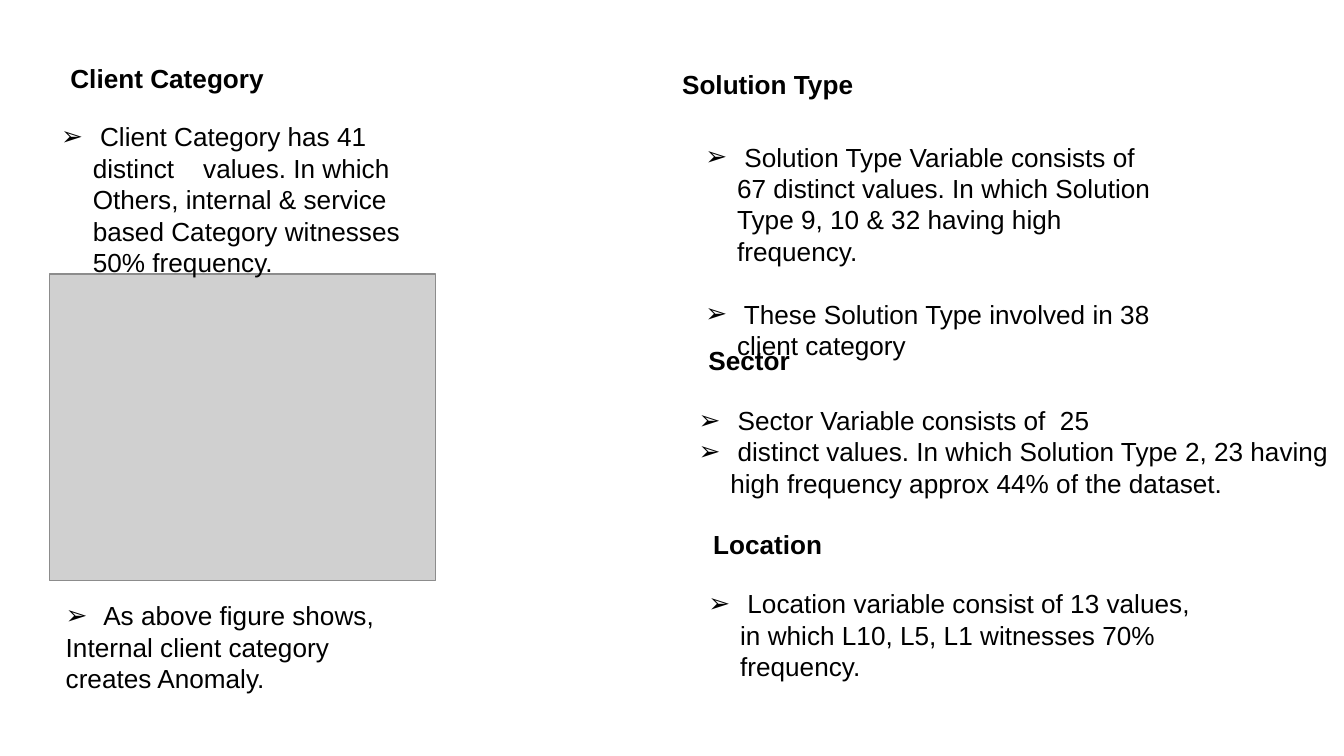
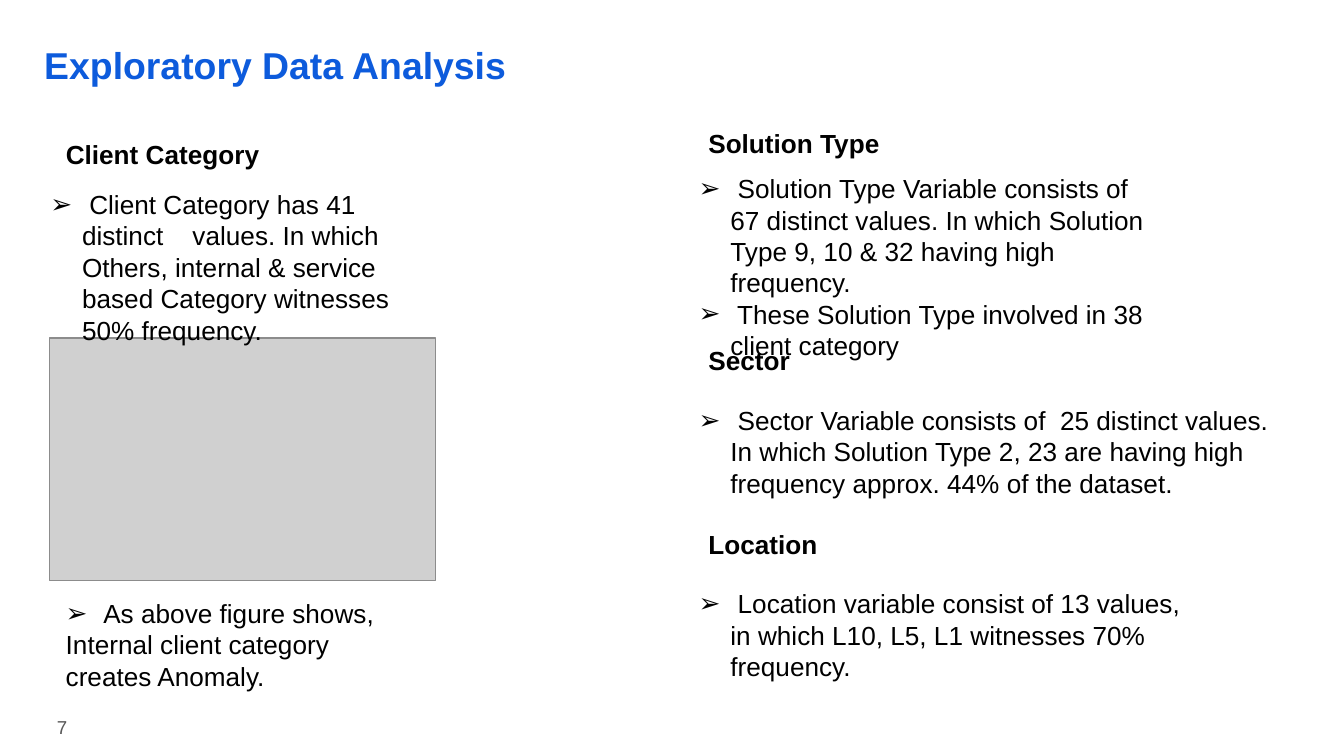
Before and after one commit to imkushwaha/Win_Prediction_Analytics, a slide deck: slide 7 of Presentation_Report.pptx. Drawn at 1344x756 pixels with LibreOffice and Linux fonts; fonts in the diff are those of the drawing; grey boxes stand for pictures; background and template pictures are left out. Boxes give left, top, right and bottom in pixels: in the first picture for what was removed or moved away, otherwise in the second. Text is boxed around its words. In the diff, an @@ line names an element or a change of style, - is before the commit and + after.

```diff
--- a/Presentation_Report.pptx
+++ b/Presentation_Report.pptx
@@ text added at box(44, 52, 506, 87), 20 pt, text #0D5BDC, bold @@
+Exploratory Data Analysis
@@ text "Client Category": place and size @@
-text "Client Category" at box(70, 69, 263, 94)
+text "Client Category" at box(66, 145, 259, 170)
@@ text "Solution Type": place and size @@
-text "Solution Type" at box(682, 75, 853, 100)
+text "Solution Type" at box(708, 134, 879, 159)
@@ text "Solution Type Variable consists of ..." rewrapped from box(737, 148, 1149, 329) to box(730, 179, 1143, 330) @@
@@ text "Client Category has 41 distinct ...": place and size @@
-text "Client Category has 41 distinct ..." at box(93, 127, 400, 278)
+text "Client Category has 41 distinct ..." at box(82, 195, 389, 345)
@@ picture: place and size @@
-picture at box(50, 274, 437, 581)
+picture at box(50, 337, 437, 581)
@@ text at box(730, 411, 1268, 498): text changed @@
-➢ Sector Variable consists of 25
-➢ distinct values. In which Solution Type 2, 23 having high frequency approx 44% of the dataset.
+➢ Sector Variable consists of 25 distinct values. In which Solution Type 2, 23 are having high frequency approx. 44% of the dataset.
@@ text "Location": place and size @@
-text "Location" at box(713, 535, 822, 555)
+text "Location" at box(708, 535, 817, 555)
@@ text "Location variable consist of 13 ...": place and size @@
-text "Location variable consist of 13 ..." at box(740, 594, 1190, 682)
+text "Location variable consist of 13 ..." at box(730, 594, 1180, 682)
@@ page number added at box(57, 721, 67, 734), 10 pt, text #595959 @@
+7
```
Also in this commit, not shown: 12 other slides changed, 3 slides added, 3 slides removed, 1 other file.
